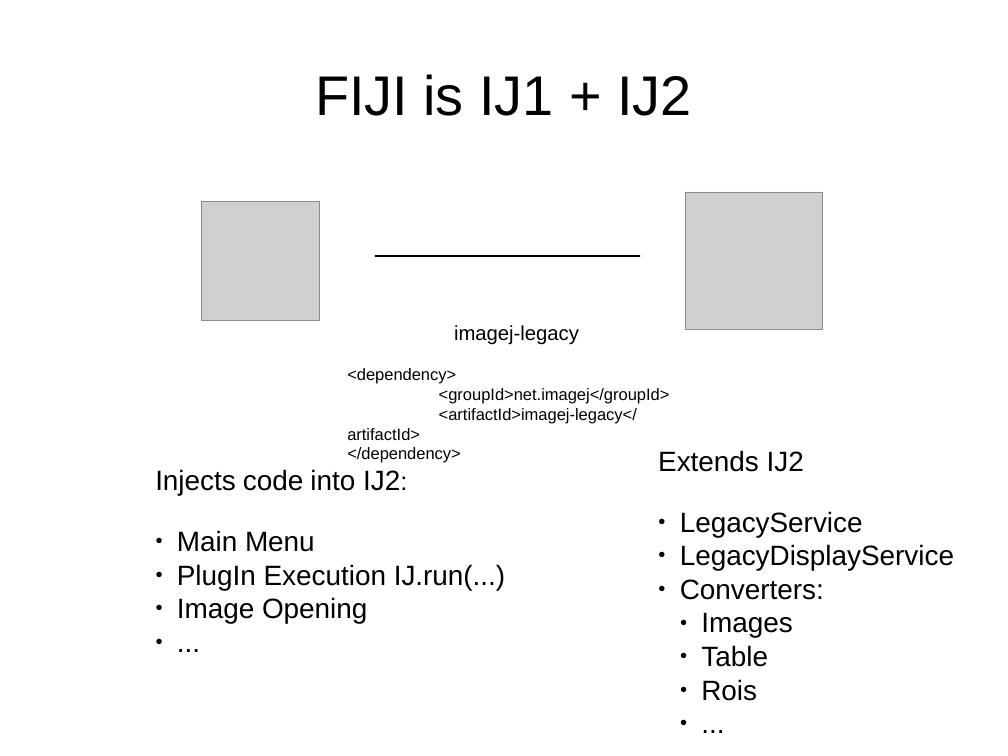
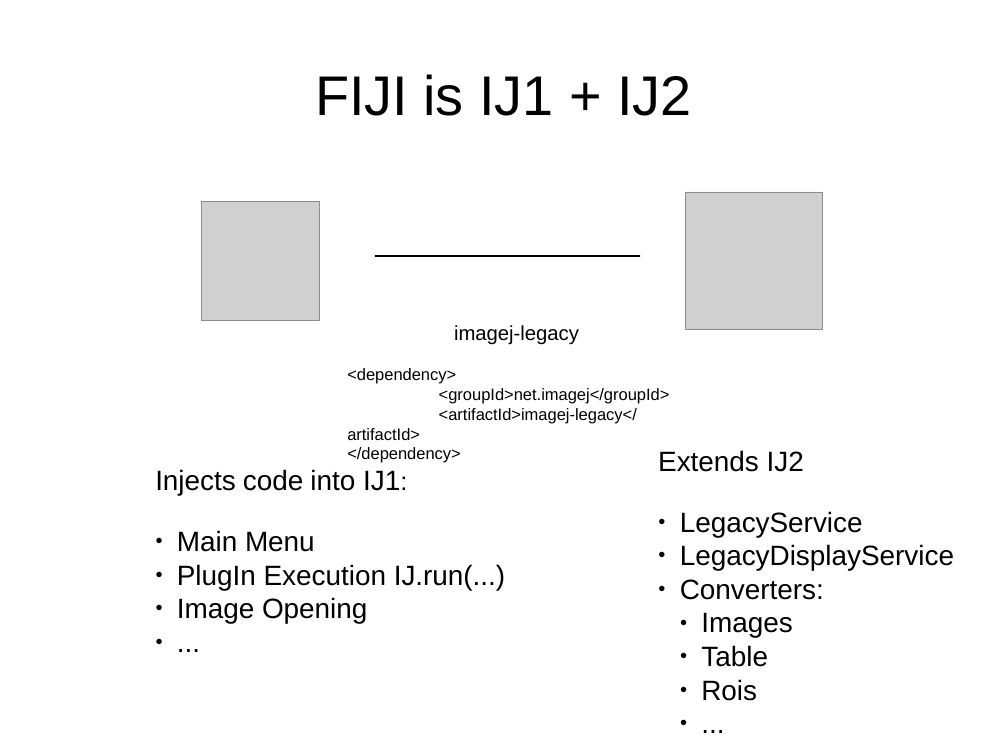
Before and after one commit to maarzt/imagej-legacy-course, a slide deck: slide 7 of slides/presentation.odp. Drawn at 1008x756 pixels with LibreOffice and Linux fonts; fonts in the diff are those of the drawing; grey boxes stand for pictures. Boxes give left, top, right and bottom in pixels: in the first picture for what was removed or moved away, otherwise in the second. Text is boxed around its words. In the diff, an @@ line names an element or a change of style, - is before the commit and + after.

```diff
--- a/slides/presentation.odp
+++ b/slides/presentation.odp
@@ text at (155,469,400,495): text changed @@
-Injects code into IJ2:
+Injects code into IJ1:
```
Also in this commit, not shown: 9 other slides changed, 1 other file.
